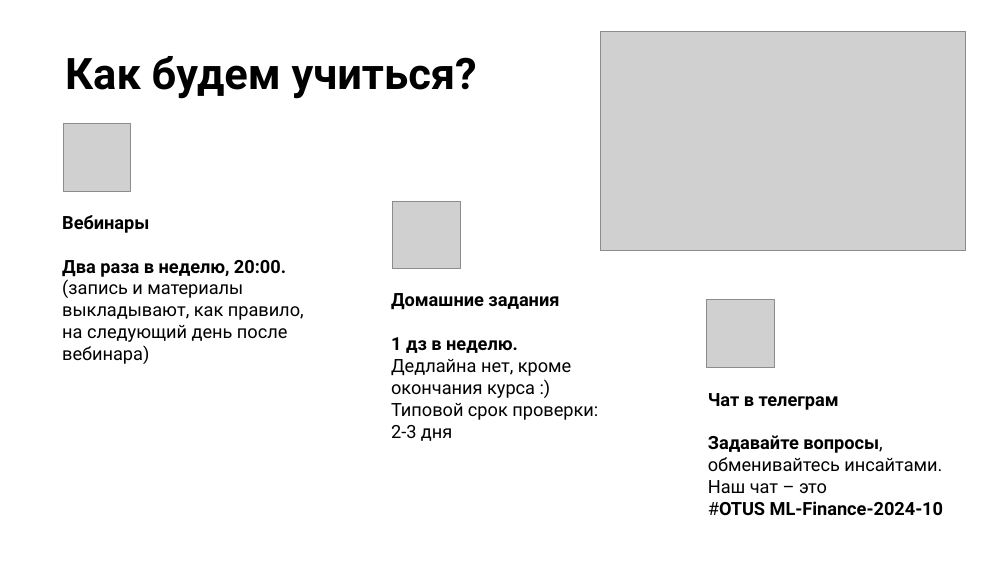
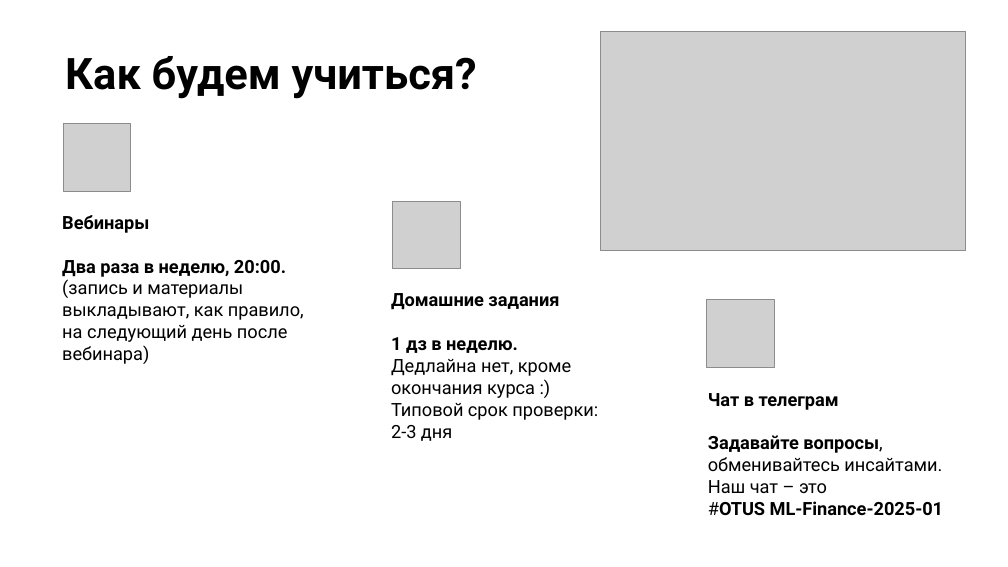
Before and after one commit to stureiko/Otus_lectures, a slide deck: slide 21 of FinML/01 - Intro/Presentation/01 - Intro.pptx. Drawn at 1008x567 pixels with LibreOffice and Linux fonts; fonts in the diff are those of the drawing; grey boxes stand for pictures; background and template pictures are left out. Boxes give left, top, right and bottom in pixels: in the first picture for what was removed or moved away, otherwise in the second. Text is boxed around its words. In the diff, an @@ line names an element or a change of style, - is before the commit and + after.

```diff
--- a/FinML/01 - Intro/Presentation/01 - Intro.pptx
+++ b/FinML/01 - Intro/Presentation/01 - Intro.pptx
@@ text at box(708, 480, 943, 515): text changed @@
-Наш чат – это
-#OTUS ML-Finance-2024-10
+Наш чат – это
+#OTUS ML-Finance-2025-01
```
Also in this commit, not shown: 3 other slides changed.
